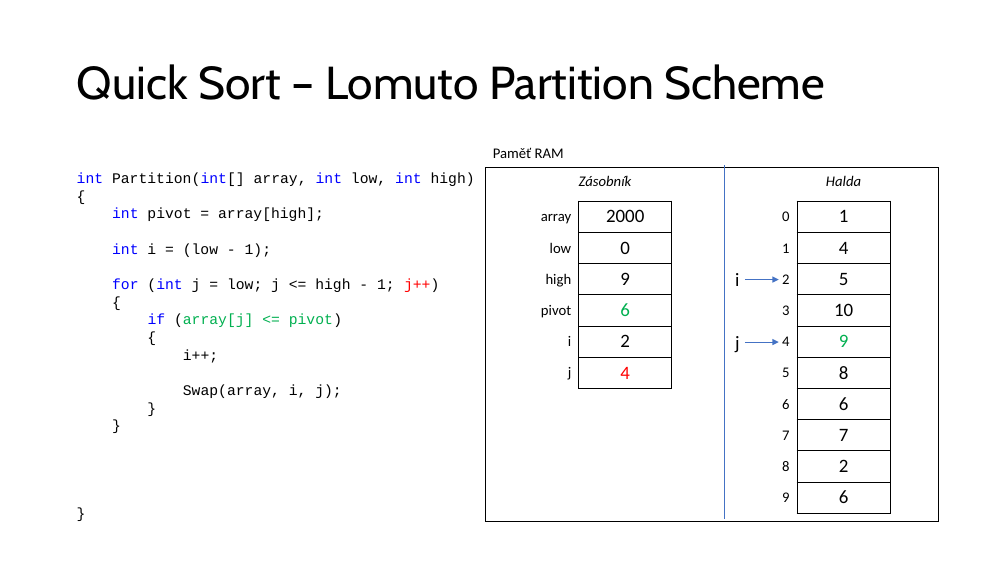
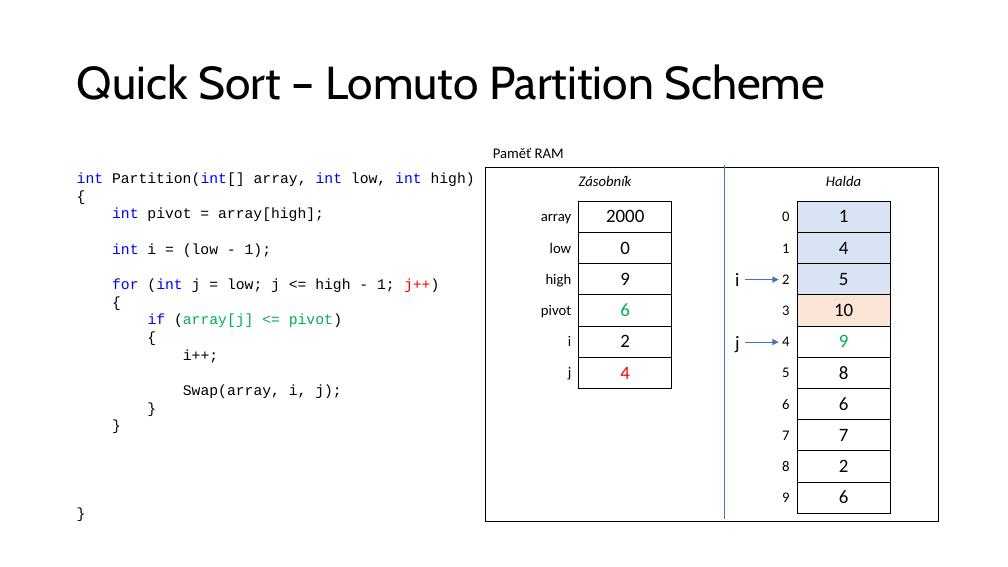
Before and after one commit to ekral/FAI, a slide deck: slide 22 of PA/seminar/Prezentace_seminar_ZAP_8_quick_sort.pptx (slide 19 before the commit). Drawn at 1008x567 pixels with LibreOffice and Linux fonts; fonts in the diff are those of the drawing. Boxes give left, top, right and bottom in pixels: in the first picture for what was removed or moved away, otherwise in the second. Text is boxed around its words. In the diff, an @@ line names an element or a change of style, - is before the commit and + after.

Commit message:
Quick Sort finished

```diff
--- a/PA/seminar/Prezentace_seminar_ZAP_8_quick_sort.pptx
+++ b/PA/seminar/Prezentace_seminar_ZAP_8_quick_sort.pptx
@@ table at <box>773,201,890,513</box> @@
@@ fill none to #DAE3F3 in 3 cells @@
@@ fill none to #FBE5D6 in row 4, column 2 @@
```
Also in this commit, not shown: 23 other slides changed, 3 slides added.
